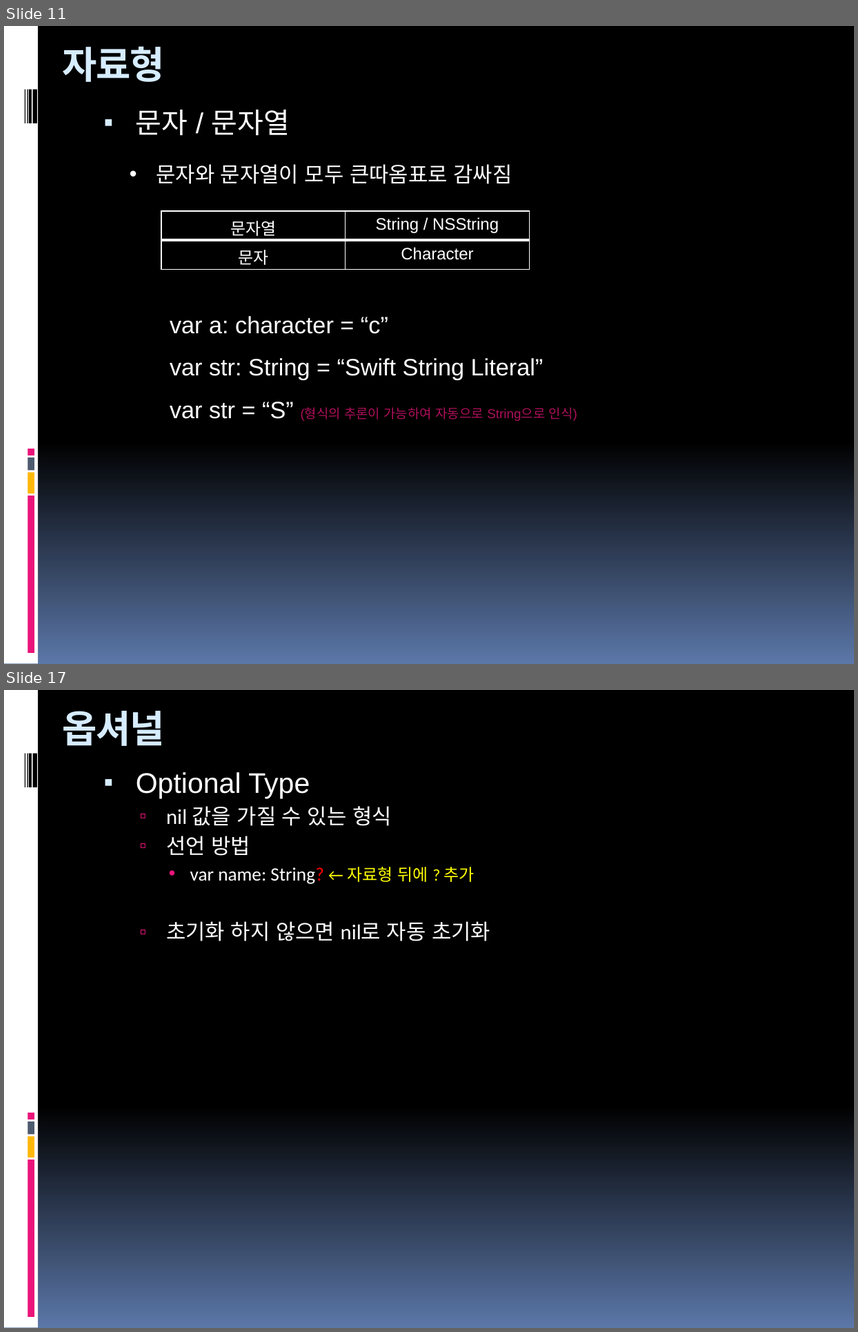
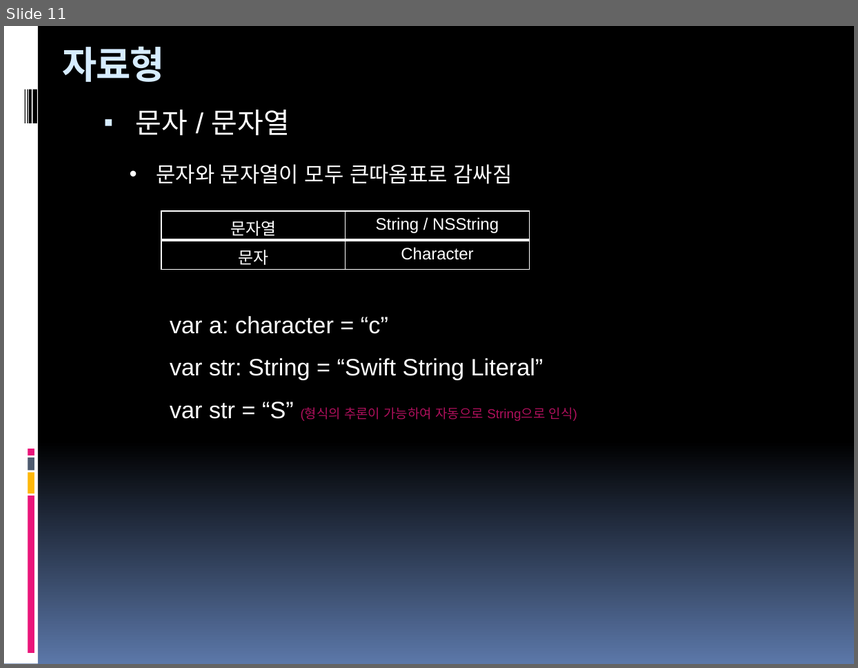
Before and after one commit to hounga13/helloSwift, a slide deck: Swift세미나자료.pptx. Shown one above the other, each under a label of ours: slides 11 and 17 before the commit, slide 11 after it; the slides between them are not shown. The pictures are 858x1332 and 858x668 pixels, drawn with LibreOffice and Linux fonts; fonts in the diff are those of the drawing. Boxes give left, top, right and bottom in pixels: in the first picture for what was removed or moved away, otherwise in the second. Text is boxed around its words. In the diff, an @@ line names an element or a change of style, - is before the commit and + after.

```diff
--- a/Swift세미나자료.pptx
+++ b/Swift세미나자료.pptx
@@ slide 17 removed at box(4, 690, 854, 1328), background gradient #000000 to #5B77A8; not listed: 9 template elements that a slide beside it also shows @@
@@ title removed at box(63, 711, 165, 746) @@
-옵셔널
@@ text removed at box(136, 772, 490, 941) @@
-▪ Optional Type
-  ▫ nil 값을 가질 수 있는 형식
-  ▫ 선언 방법
-    • var name: String? ← 자료형 뒤에 ? 추가
-  ▫ 초기화 하지 않으면 nil로 자동 초기화
```
Also in this commit, not shown: 2 slides changed, 7 other slides removed.
